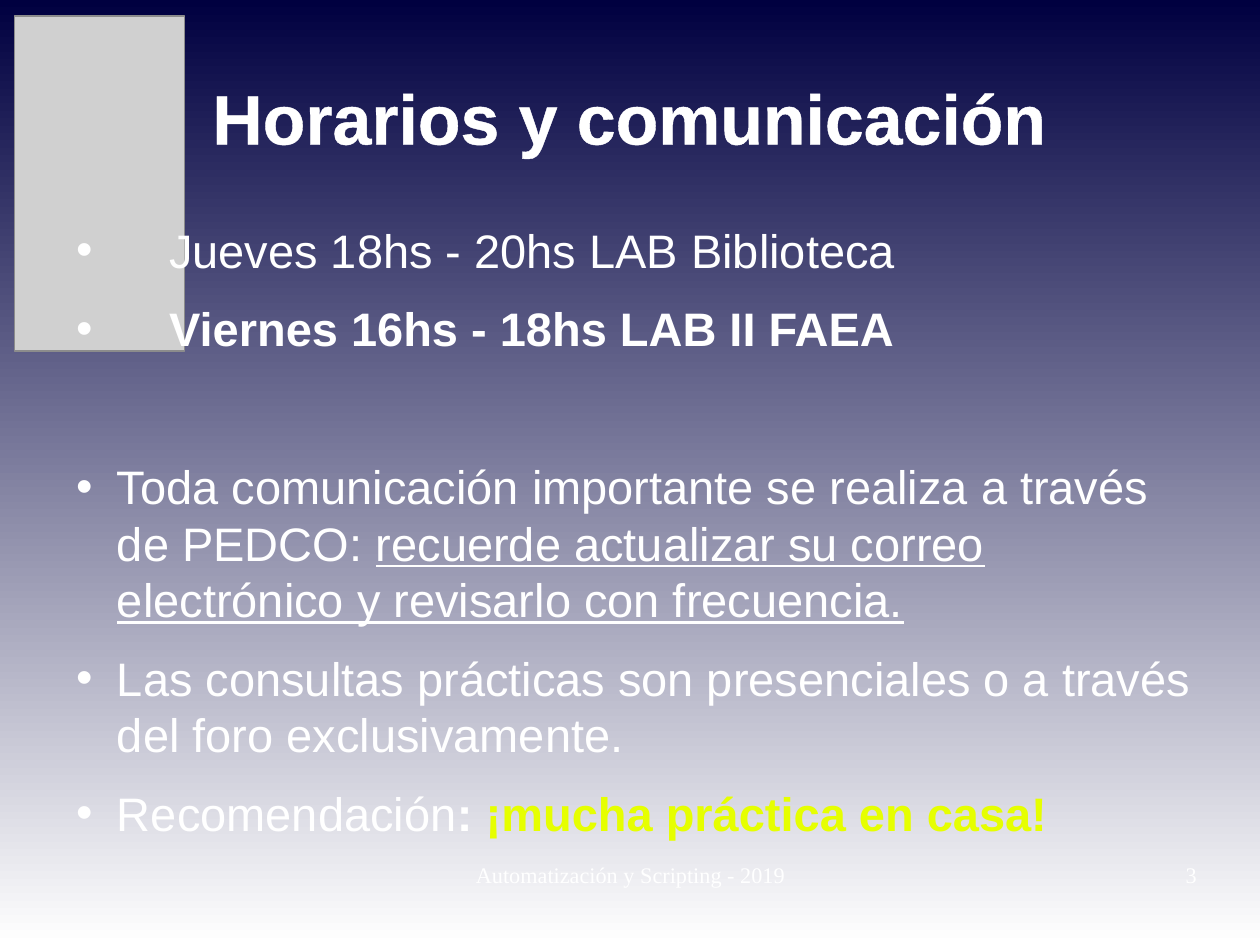
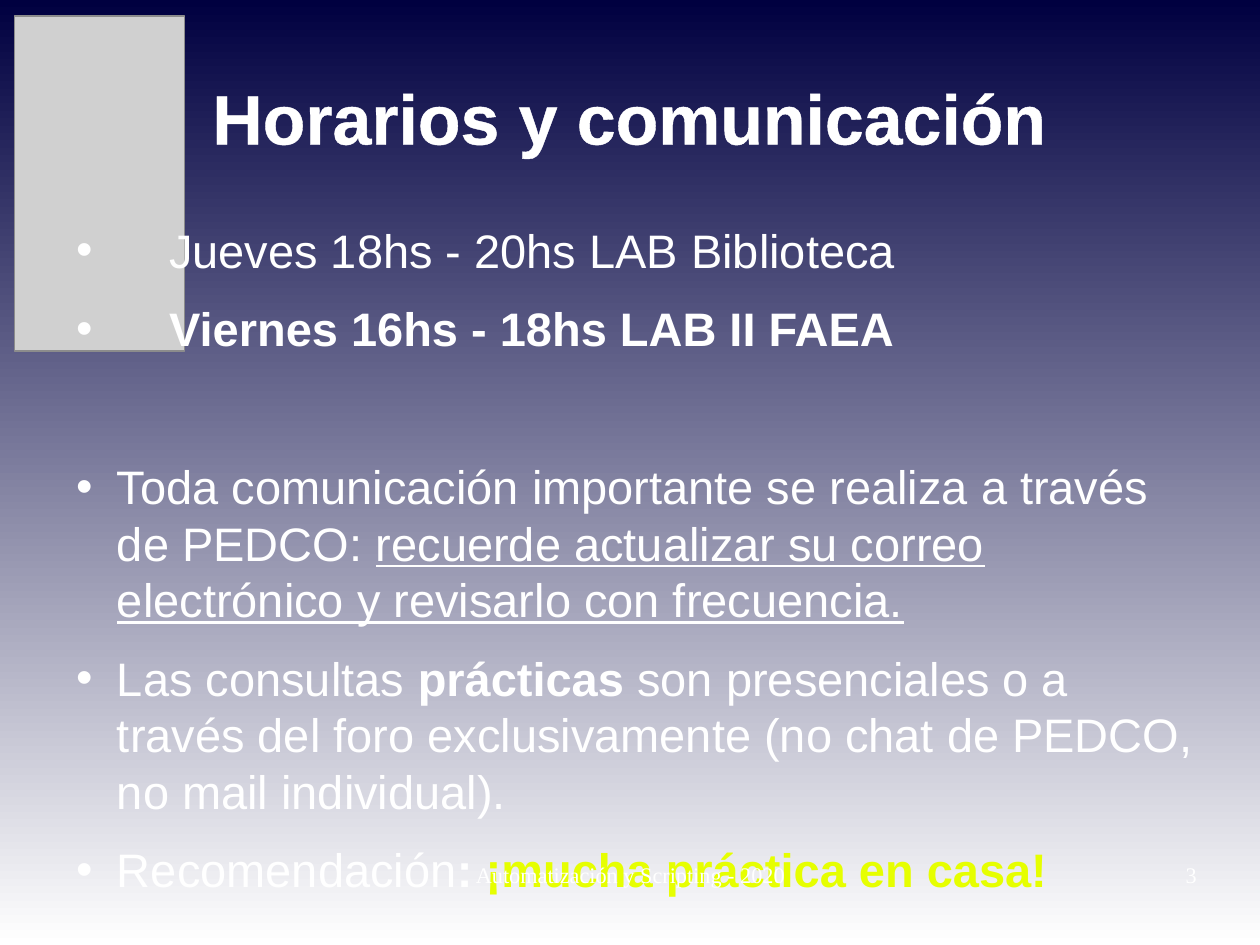
Before and after one commit to niniadcobre/-AutoyScripting, a slide deck: slide 3 of clases/AYS_clase01.odp. Drawn at 1260x945 pixels with LibreOffice and Linux fonts; fonts in the diff are those of the drawing; grey boxes stand for pictures. Boxes give left, top, right and bottom in pixels: in the first picture for what was removed or moved away, otherwise in the second. Text is boxed around its words. In the diff, an @@ line names an element or a change of style, - is before the commit and + after.

```diff
--- a/clases/AYS_clase01.odp
+++ b/clases/AYS_clase01.odp
@@ text at [117,662,1192,819]: text changed @@
-• Las consultas prácticas son presenciales o a través del foro exclusivamente.
+• Las consultas prácticas son presenciales o a través del foro exclusivamente (no chat de PEDCO, no mail individual).
@@ text added at [623,865,785,888], 14 pt, text #FFFFFF @@
+Automatización y Scripting - 2020
```
Also in this commit, not shown: 4 other slides changed, 6 other files.
